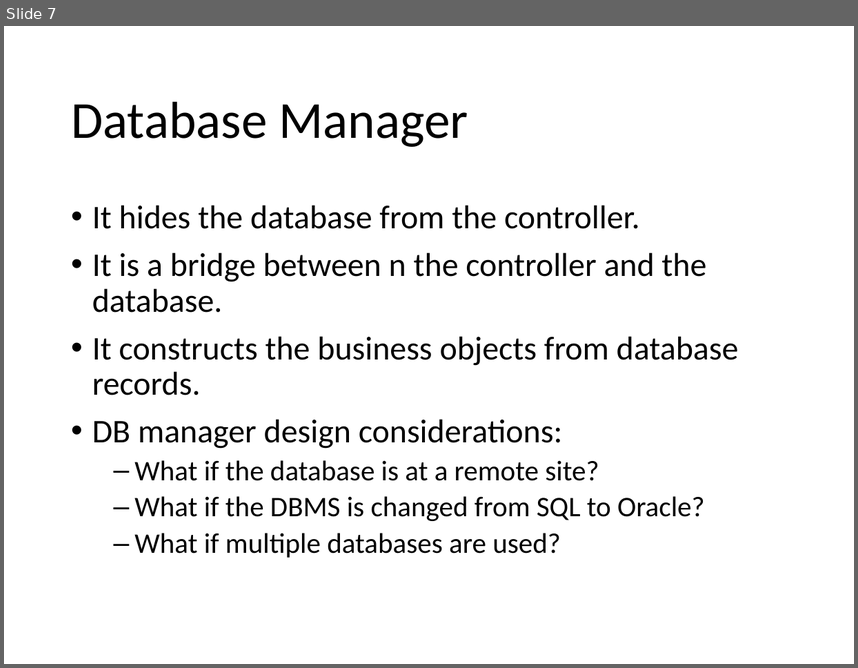
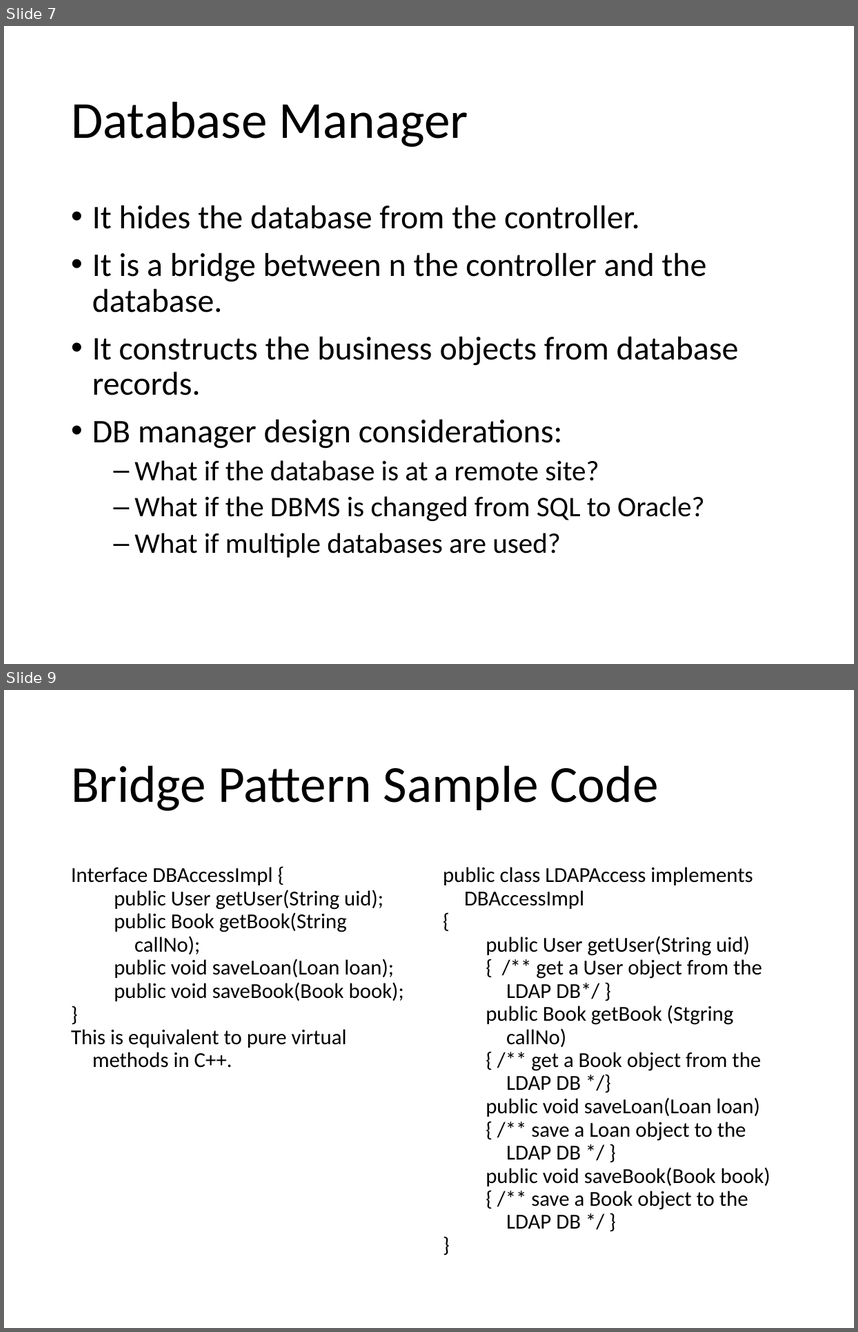
Before and after one commit to andrewduong77/cse4361, a slide deck: Lecture/CSE 4361 Lecture 12 Thu 10-3-19.pptx. Shown one above the other, each under a label of ours: slide 7 before the commit, slides 7 and 9 after it; the slides between them are not shown. The pictures are 858x668 and 858x1332 pixels, drawn with LibreOffice and Linux fonts; fonts in the diff are those of the drawing. Boxes give left, top, right and bottom in pixels: in the first picture for what was removed or moved away, otherwise in the second. Text is boxed around its words. In the diff, an @@ line names an element or a change of style, - is before the commit and + after.

Commit message:
updated lecture 12 Thu 10-3-19

```diff
--- a/Lecture/CSE 4361 Lecture 12 Thu 10-3-19.pptx
+++ b/Lecture/CSE 4361 Lecture 12 Thu 10-3-19.pptx
@@ slide 9 added at [4,690,854,1328], background #FFFFFF @@
@@ title added at [71,765,659,811], 44 pt, text #000000 @@
+Bridge Pattern Sample Code
@@ text added at [71,867,404,1067], 18 pt, text #000000 @@
+Interface DBAccessImpl {
+public User getUser(String uid);
+public Book getBook(String callNo);
+public void saveLoan(Loan loan);
+public void saveBook(Book book);
+}
+This is equivalent to pure virtual methods in C++.
@@ text added at [443,867,771,1228], 18 pt, text #000000 @@
+public class LDAPAccess implements DBAccessImpl
+{
+public User getUser(String uid)
+{ /** get a User object from the LDAP DB*/ }
+public Book getBook (Stgring callNo)
+{ /** get a Book object from the LDAP DB */}
+public void saveLoan(Loan loan)
+{ /** save a Loan object to the LDAP DB */ }
+public void saveBook(Book book)
+{ /** save a Book object to the LDAP DB */ }
+}
```
Also in this commit, not shown: 5 other slides added.
